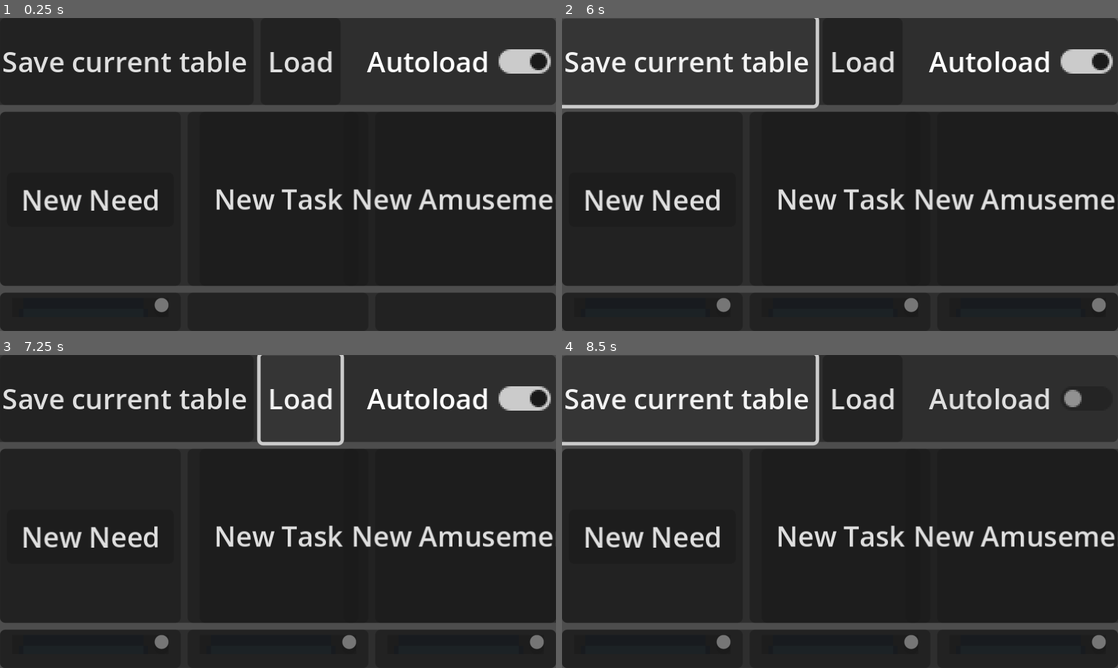
Above: before the commit, frames 1-4 (two rows, left to right).
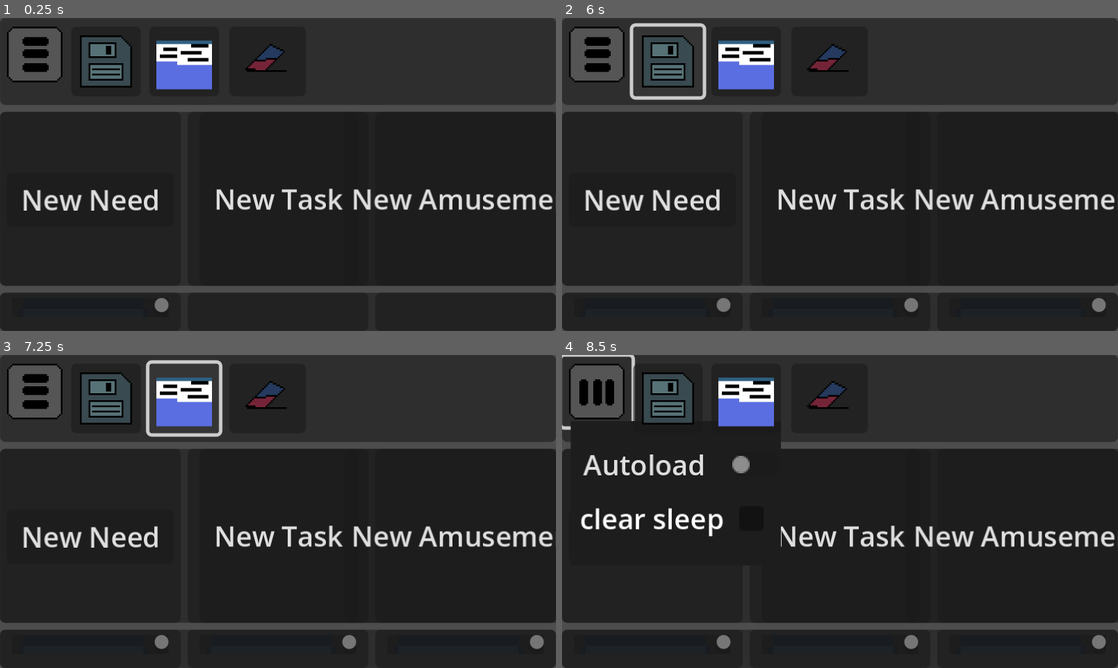
Above: after the commit, the same moments.

Repository: Furio-Faerfax/simpleTPlan
Game: Godot game, scene res://scenes/root.tscn
Two runs of this game, one before a commit and one after it. Both use one fixed random seed, a clock stepped at 60 frames per second and the inputs below.
Inputs (mouse positions are in pixels of both pictures, inside the frame that each line leads up to; where the layout moved, square brackets give the same spot in the first picture):
- Up to frame 1 (0.25 s): no input
- Up to frame 2 (6 s): click (828, 61) at 0.52 s; click "New Need" at 1.25 s; click "New Need" at 2 s; click "New Task" at 2.75 s; click "New Task" at 3.5 s; click "New Amusement" at 4.25 s; click "New Amusement" at 5 s; click (667, 61) [684, 61] at 5.75 s
- Up to frame 3 (7.25 s): click (183, 398) [300, 398] at 6.5 s
- Up to frame 4 (8.5 s): click (1017, 398) at 7.25 s, where only the run before the commit has a clickable "Autoload"; click (595, 392) at 8.02 s

The runs differ from the first frame. In frame 1, 6.7% of the frame differs, in the area x 0-100%, y 0-28%; in frame 2, 8.2%; in frame 3, 8.0%; in frame 4, 11%, in the area x 0-94%, y 0-62%.
Error before the commit: Invalid access to property or key 'autoload' on a base object of type 'Dictionary'. (res://scripts/app.gd:23)
Error after the commit: Invalid access to property or key 'autoload' on a base object of type 'Dictionary'. (res://scripts/app.gd:30)

Commit message:
added a menu and a toolbar, and the function to clear the board, with or without sleep entry

Diff:
--- a/scenes/root.tscn
+++ b/scenes/root.tscn
@@ -1,7 +1,13 @@
-[gd_scene load_steps=3 format=3 uid="uid://d3tqub53lnvdm"]
+[gd_scene load_steps=8 format=3 uid="uid://d3tqub53lnvdm"]
 
 [ext_resource type="PackedScene" uid="uid://cdspyk864ek0u" path="res://scenes/time_card.tscn" id="1_j5px3"]
 [ext_resource type="Script" uid="uid://dkhdclx53vj3m" path="res://scripts/app.gd" id="1_twpsu"]
+[ext_resource type="Texture2D" uid="uid://dndbsn0xemfx2" path="res://assets/menu_inactive.png" id="3_lrqlo"]
+[ext_resource type="Texture2D" uid="uid://dwqt1wkres4pr" path="res://assets/save.png" id="4_kycxp"]
+[ext_resource type="Texture2D" uid="uid://dli5c3coufke7" path="res://assets/folder_open.png" id="5_kycxp"]
+[ext_resource type="Texture2D" uid="uid://b7wmso7dhb6ir" path="res://assets/clear_2.png" id="6_5sfjl"]
+
+[sub_resource type="LabelSettings" id="LabelSettings_kycxp"]
 
 [node name="root" type="Control"]
 layout_mode = 3
@@ -32,25 +38,10 @@
 grow_horizontal = 2
 grow_vertical = 2
 
-[node name="save" type="Button" parent="vertical_layout/header/layout"]
-layout_mode = 2
-size_flags_horizontal = 2
-text = "Save current table"
-
-[node name="load" type="Button" parent="vertical_layout/header/layout"]
-layout_mode = 2
-size_flags_horizontal = 2
-text = "Load"
-
 [node name="global_time" type="Label" parent="vertical_layout/header/layout"]
 layout_mode = 2
 size_flags_horizontal = 3
-
-[node name="autoload" type="CheckButton" parent="vertical_layout/header/layout"]
-layout_mode = 2
-size_flags_horizontal = 10
-button_pressed = true
-text = "Autoload"
+horizontal_alignment = 1
 
 [node name="column_head" type="Panel" parent="vertical_layout"]
 custom_minimum_size = Vector2(0, 100)
@@ -206,9 +197,99 @@
 size_flags_horizontal = 3
 size_flags_vertical = 3
 
-[connection signal="pressed" from="vertical_layout/header/layout/save" to="." method="_on_save_pressed"]
-[connection signal="pressed" from="vertical_layout/header/layout/load" to="." method="_on_load_pressed"]
-[connection signal="toggled" from="vertical_layout/header/layout/autoload" to="." method="_on_autoload_toggled"]
+[node name="toolbar_container" type="Control" parent="."]
+anchors_preset = 0
+offset_right = 32.0
+offset_bottom = 32.0
+
+[node name="menu_btn" type="Button" parent="toolbar_container"]
+layout_mode = 1
+anchors_preset = -1
+anchor_left = 0.219
+anchor_top = 0.209
+anchor_right = 1.11
+anchor_bottom = 1.11
+offset_left = -7.008
+offset_top = -5.688
+offset_right = 4.48
+offset_bottom = 5.48
+grow_horizontal = 2
+grow_vertical = 2
+icon = ExtResource("3_lrqlo")
+flat = true
+
+[node name="menu" type="ColorRect" parent="toolbar_container/menu_btn"]
+visible = false
+layout_mode = 0
+offset_left = 5.0
+offset_top = 37.0
+offset_right = 126.0
+offset_bottom = 120.0
+color = Color(0.113725, 0.113725, 0.113725, 1)
+
+[node name="list" type="VBoxContainer" parent="toolbar_container/menu_btn/menu"]
+layout_mode = 1
+anchors_preset = 15
+anchor_right = 1.0
+anchor_bottom = 1.0
+offset_left = 1.0
+offset_top = 10.0
+offset_right = 7.0
+offset_bottom = -1.0
+grow_horizontal = 2
+grow_vertical = 2
+
+[node name="autoload" type="CheckButton" parent="toolbar_container/menu_btn/menu/list"]
+layout_mode = 2
+size_flags_horizontal = 2
+text = "Autoload  "
+
+[node name="clear" type="HBoxContainer" parent="toolbar_container/menu_btn/menu/list"]
+layout_mode = 2
+size_flags_horizontal = 0
+
+[node name="clear_label" type="Label" parent="toolbar_container/menu_btn/menu/list/clear"]
+layout_mode = 2
+text = " clear sleep"
+label_settings = SubResource("LabelSettings_kycxp")
+
+[node name="clear_sleep" type="CheckBox" parent="toolbar_container/menu_btn/menu/list/clear"]
+modulate = Color(0.303233, 0.303233, 0.303233, 1)
+layout_mode = 2
+size_flags_horizontal = 8
+
+[node name="toolbar" type="HBoxContainer" parent="toolbar_container"]
+layout_mode = 2
+offset_left = 41.0
+offset_top = 5.0
+offset_right = 176.0
+offset_bottom = 45.0
+
+[node name="save" type="Button" parent="toolbar_container/toolbar"]
+layout_mode = 2
+size_flags_horizontal = 2
+icon = ExtResource("4_kycxp")
+
+[node name="load" type="Button" parent="toolbar_container/toolbar"]
+layout_mode = 2
+size_flags_horizontal = 2
+icon = ExtResource("5_kycxp")
+
+[node name="clear" type="Button" parent="toolbar_container/toolbar"]
+layout_mode = 2
+size_flags_horizontal = 2
+text = "
+"
+icon = ExtResource("6_5sfjl")
+
 [connection signal="pressed" from="vertical_layout/column_head/column_layout/needs/new_need" to="." method="_on_new_need_pressed"]
 [connection signal="pressed" from="vertical_layout/column_head/column_layout/tasks/new_task" to="." method="_on_new_task_pressed"]
 [connection signal="pressed" from="vertical_layout/column_head/column_layout/amusement/new_amusement" to="." method="_on_new_amusement_pressed"]
+[connection signal="pressed" from="toolbar_container/menu_btn" to="." method="_on_menu_btn_pressed"]
+[connection signal="toggled" from="toolbar_container/menu_btn/menu/list/autoload" to="." method="_on_autoload_toggled"]
+[connection signal="mouse_entered" from="toolbar_container/menu_btn/menu/list/clear" to="." method="_on_clear_mouse_entered"]
+[connection signal="mouse_exited" from="toolbar_container/menu_btn/menu/list/clear" to="." method="_on_clear_mouse_exited"]
+[connection signal="pressed" from="toolbar_container/menu_btn/menu/list/clear/clear_sleep" to="." method="_on_clear_sleep_pressed"]
+[connection signal="pressed" from="toolbar_container/toolbar/save" to="." method="_on_save_pressed"]
+[connection signal="pressed" from="toolbar_container/toolbar/load" to="." method="_on_load_pressed"]
+[connection signal="pressed" from="toolbar_container/toolbar/clear" to="." method="_on_clear_pressed"]
--- a/scripts/app.gd
+++ b/scripts/app.gd
@@ -4,9 +4,15 @@
 @onready var entries_needs: VBoxContainer = $vertical_layout/body/columns/needs/scroller/entries
 @onready var entries_tasks: VBoxContainer = $vertical_layout/body/columns/tasks/scroller/entries
 @onready var entries_amusements: VBoxContainer = $vertical_layout/body/columns/amusement/scroller/entries
-@onready var autoload: CheckButton = $vertical_layout/header/layout/autoload
+@onready var autoload: CheckButton = $toolbar_container/menu_btn/menu/list/autoload
+@onready var clear_sleep: CheckBox = $toolbar_container/menu_btn/menu/list/clear/clear_sleep
+@onready var menu_btn: Button = $toolbar_container/menu_btn
+@onready var menu: ColorRect = $toolbar_container/menu_btn/menu
+
 
 const TIME_CARD = preload("res://scenes/time_card.tscn")
+const MENU_ACTIVE = preload("res://assets/menu_active.png")
+const MENU_INACTIVE = preload("res://assets/menu_inactive.png")
 
 @export var variation = ["Planned ", "Is "]
 @export var prefix := "Time: "
@@ -17,19 +23,24 @@
 var _save = save_tasks.new()
 var _load = load_task.new()
 
+var mouse_on_clear := false
 #zeiten als ziel oder range
 
 func _ready() -> void:
-	print(Settings.settings["autoload"])
-	if Settings.settings["autoload"] == "true":
+	if Settings.settings["autoload"]:
+		print(Settings.settings["autoload"])
 		_load.load_tasks([entries_needs, entries_tasks, entries_amusements])
 		autoload.button_pressed = true
+	if Settings.settings["clear_sleep"]:
+		clear_sleep.button_pressed = true
+
 	update_global_time()
 	Global.timing_changed.connect(update_global_time)
 	Global.stop_min_max = _stop_min_max
 
 func update_global_time():
 	global_time.text = str(variation[0], prefix, Global.remaining_planned_time, " / ",Global.total_day_time, suffix, " | ", variation[1], prefix, Global.remaining_is_time, " / ",Global.total_day_time, suffix)
+	pass
 
 
 func _on_new_need_pressed() -> void:
@@ -59,3 +70,39 @@
 
 func _on_load_pressed() -> void:
 	_load.load_tasks([entries_needs, entries_tasks, entries_amusements])
+
+
+func _on_clear_pressed() -> void:
+	if Settings.settings["clear_sleep"]:
+		_load._empty_board(([entries_needs, entries_tasks, entries_amusements]), true)
+	else:
+		_load._empty_board(([entries_needs, entries_tasks, entries_amusements]), false)
+
+
+func _on_clear_sleep_pressed() -> void:
+	Settings.change_setting("clear_sleep", clear_sleep.button_pressed)
+
+var toggled_menu := false
+func _on_menu_btn_pressed() -> void:
+	toggled_menu = !toggled_menu
+	if toggled_menu:
+		menu.show()
+		menu_btn.icon = MENU_ACTIVE
+	else:
+		menu.hide()
+		menu_btn.icon = MENU_INACTIVE
+
+func _input(event):
+	if mouse_on_clear:
+		if event is InputEventMouseButton and event.pressed:
+			if event.button_index == MOUSE_BUTTON_LEFT:
+				clear_sleep.button_pressed = !clear_sleep.button_pressed
+				_on_clear_sleep_pressed()
+
+
+func _on_clear_mouse_entered() -> void:
+	mouse_on_clear = true
+
+
+func _on_clear_mouse_exited() -> void:
+	mouse_on_clear = false
--- a/scripts/load.gd
+++ b/scripts/load.gd
@@ -16,17 +16,19 @@
 	else:
 		saved_tasks_data = json.data
 		print(saved_tasks_data)
-		_empty_board(columns)
+		_empty_board(columns, true)
 		_spawn_tasks(columns)
 
 
-func _empty_board(columns):
+func _empty_board(columns, delete_sleep):
 	for all in columns:
-		_empty_column(all)
+		_empty_column(all, delete_sleep)
 
-func _empty_column(column):
+func _empty_column(column, delete_sleep):
 	if column.get_child_count() > 0:
 		for each in column.get_children():
+			if each.title == "Sleep" && !delete_sleep:
+				continue
 			each.queue_free()
 
 func _spawn_tasks(columns):
--- a/scripts/settings.gd
+++ b/scripts/settings.gd
@@ -61,6 +61,8 @@
 			settings["first_start"] = boo
 		"autoload":
 			settings["autoload"] = boo
+		"clear_sleep":
+			settings["clear_sleep"] = boo
 		_:
 			pass
 	_save_settings()
@@ -99,7 +101,9 @@
 				settings["dash"] = line[1]
 				key_map["dash"] = line[1]
 			"autoload":
-				settings["autoload"] = line[1]
+				settings["autoload"] = true if line[1] == "true" else false
+			"clear_sleep":
+				settings["clear_sleep"] = true if line[1] == "true" else false
 			_:
 				pass
 
Binary file added: assets/clear.png
Not shown, added: assets/clear.png.import
Binary file added: assets/clear_2.png
Not shown, added: assets/clear_2.png.import
Binary file added: assets/folder_open.png
Not shown, added: assets/folder_open.png.import
Binary file added: assets/menu_active.png
Not shown, added: assets/menu_active.png.import
Binary file added: assets/menu_inactive.png
Not shown, added: assets/menu_inactive.png.import
Binary file added: assets/save.png
Not shown, added: assets/save.png.import
